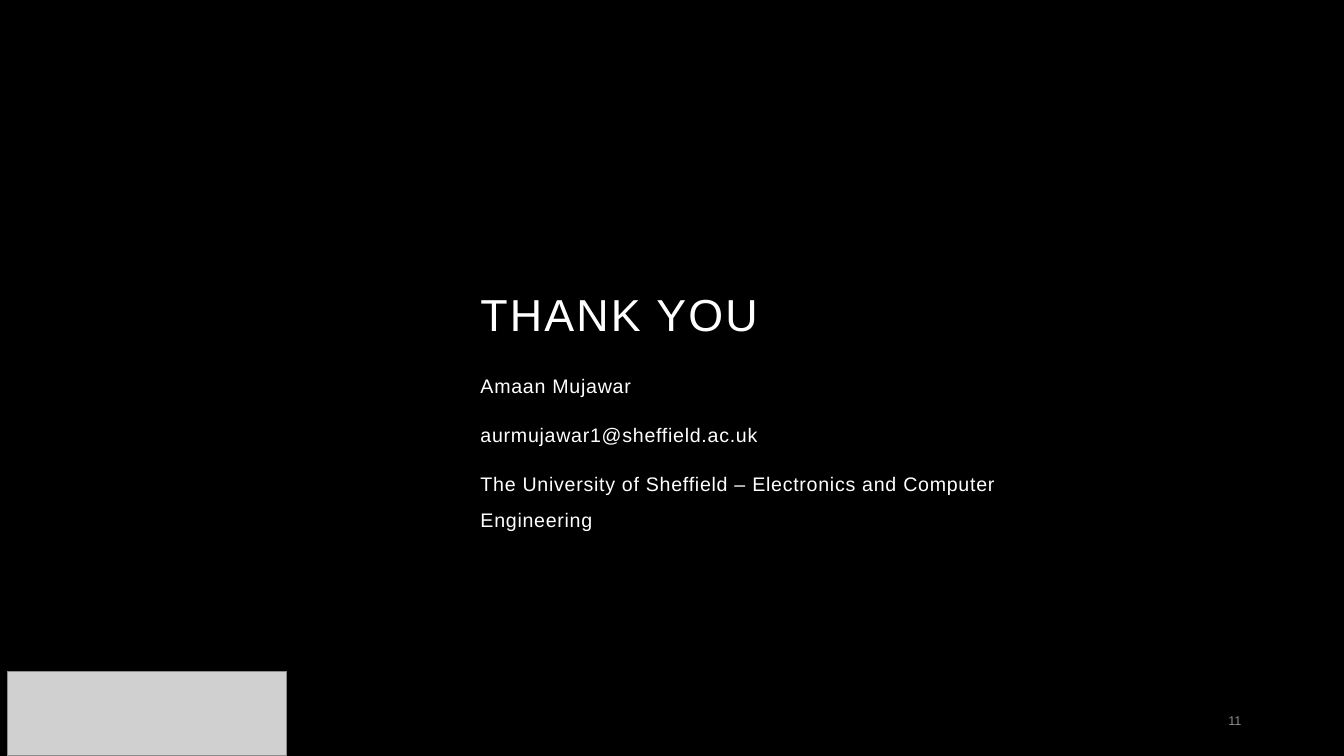
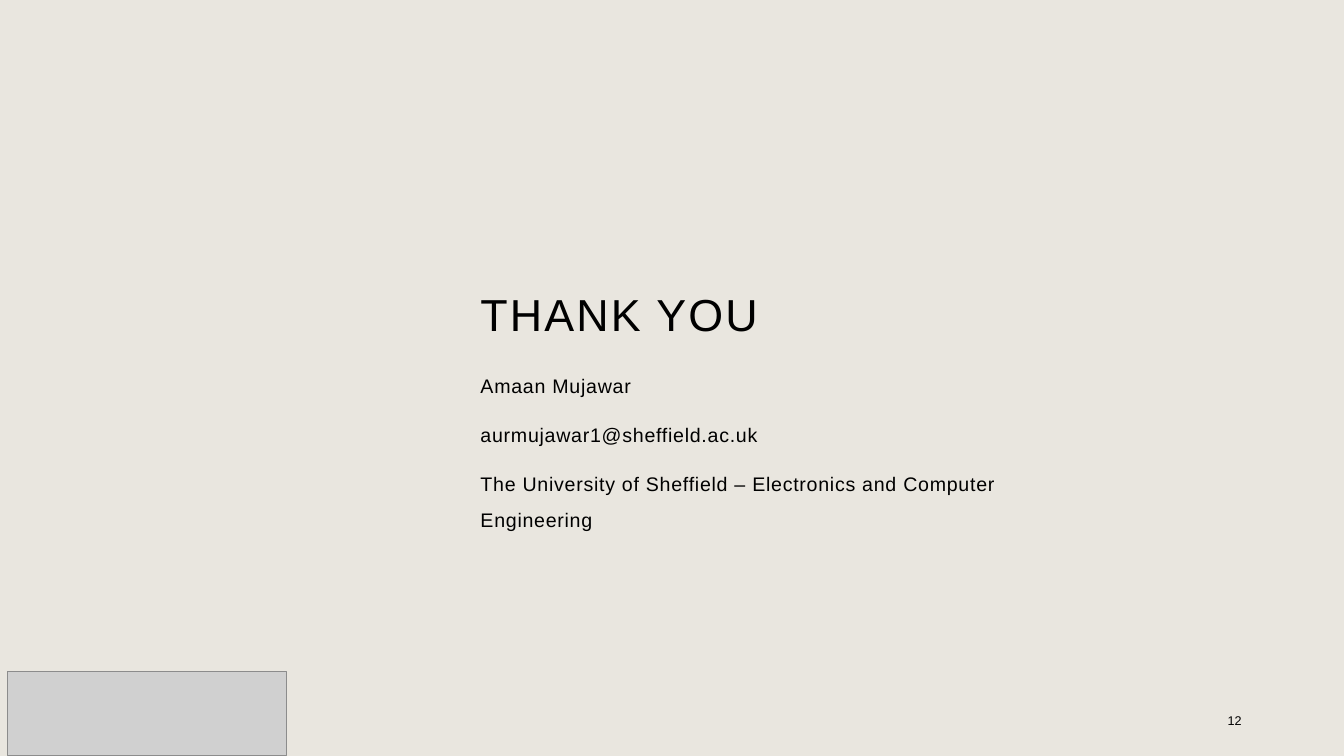
Before and after one commit to AmaanMujawar/EEE381_IIP-Hardware-Accelerator-for-RISCV-Processor, a slide deck: slide 12 of Documents/Public Engagement/PublicEngagementActivity.pptx (slide 11 before the commit). Drawn at 1344x756 pixels with LibreOffice and Linux fonts; fonts in the diff are those of the drawing; grey boxes stand for pictures; background and template pictures are left out. Boxes give left, top, right and bottom in pixels: in the first picture for what was removed or moved away, otherwise in the second. Text is boxed around its words. In the diff, an @@ line names an element or a change of style, - is before the commit and + after.

Commit message:
[PublicEngagement] Edited Powerpoint colour scheme

```diff
--- a/Documents/Public Engagement/PublicEngagementActivity.pptx
+++ b/Documents/Public Engagement/PublicEngagementActivity.pptx
@@ background #000000 to #E9E6DF @@
@@ title "THANK YOU" at <box>480,299,757,332</box>: text colour #FFFFFF to #000000 @@
@@ subtitle "Amaan Mujawar" at <box>480,378,994,531</box>: text colour #FFFFFF to #000000 @@
@@ page number at <box>1228,716,1242,725</box>: text changed; text colour #8C8C8C to #000000 @@
-11
+12
```
Also in this commit, not shown: 3 other slides changed, 1 slide added.
